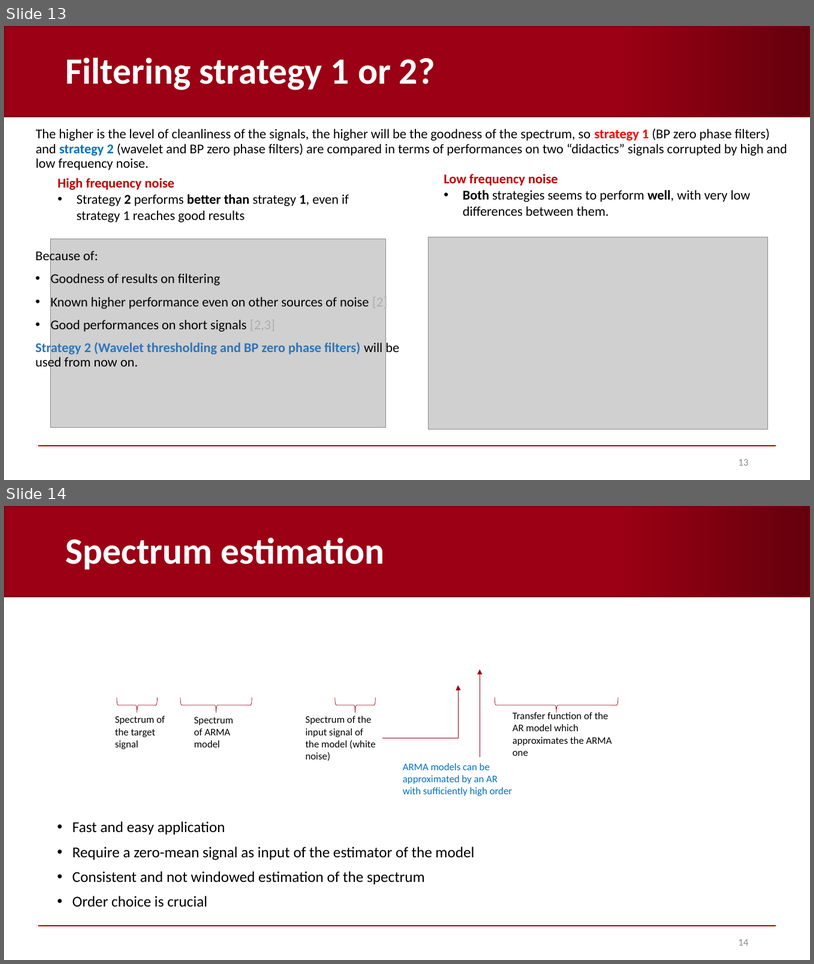
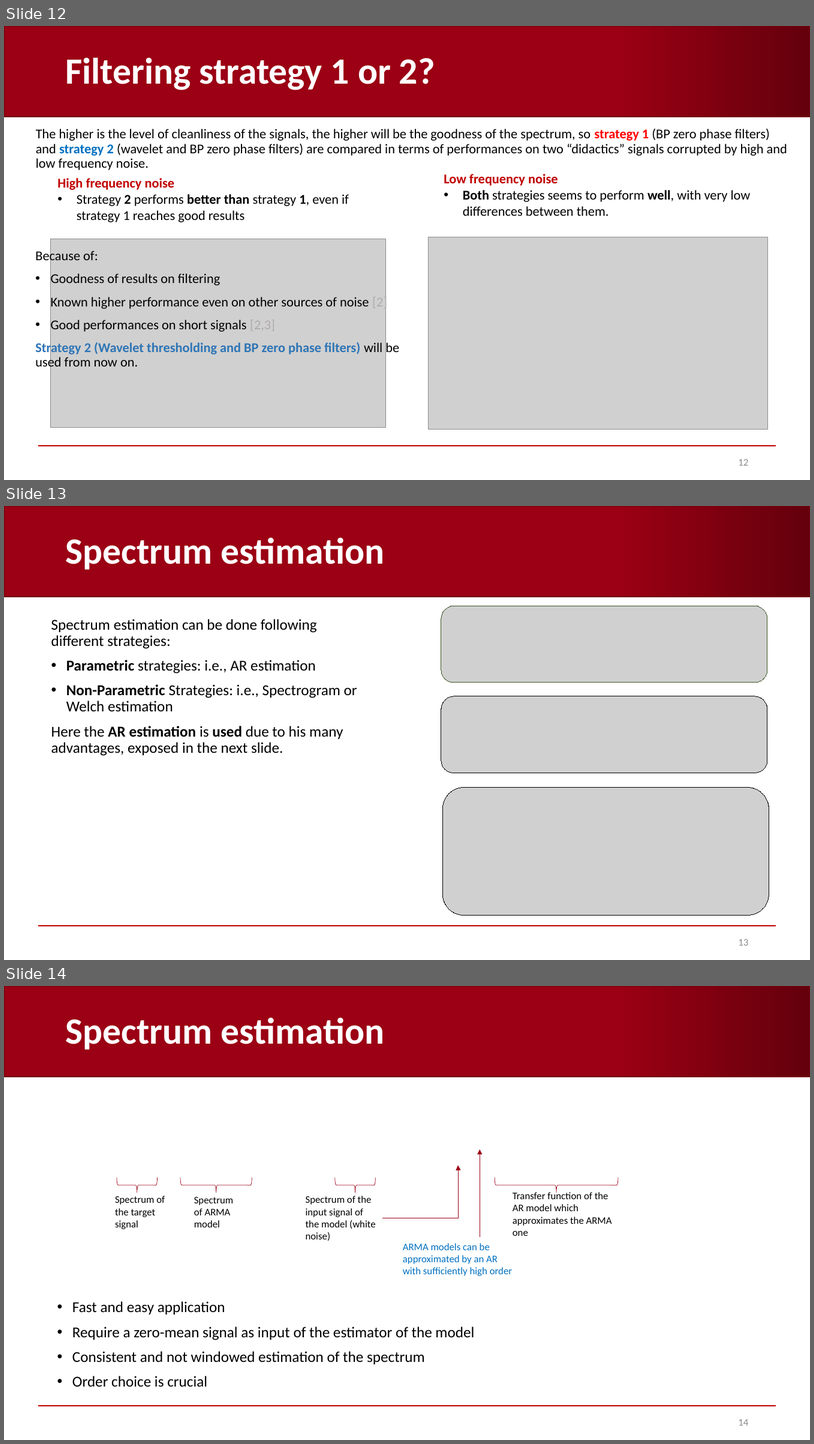
Before and after one commit to AndreaCorrado00/Tesi_magistrale_Corrado_Andrea, a slide deck: Documentation/3. in-depth spectrum analysis.pptx. Shown one above the other, each under a label of ours: slides 13 and 14 before the commit, slides 12, 13 and 14 after it. The pictures are 814x964 and 814x1444 pixels, drawn with LibreOffice and Linux fonts; fonts in the diff are those of the drawing; grey boxes stand for pictures; background and template pictures are left out. Boxes give left, top, right and bottom in pixels: in the first picture for what was removed or moved away, otherwise in the second. Text is boxed around its words. In the diff, an @@ line names an element or a change of style, - is before the commit and + after.

Commit message:
spectrum slides corrected

```diff
--- a/Documentation/3. in-depth spectrum analysis.pptx
+++ b/Documentation/3. in-depth spectrum analysis.pptx
@@ slide 13 added at (4,506,810,960), background #FFFFFF; not listed: 2 template elements that a slide beside it also shows @@
@@ title added at (65,537,384,570), 44 pt, text #FFFFFF, bold @@
+Spectrum estimation
@@ picture added at (441,606,768,682) @@
@@ text added at (51,619,357,756), 18 pt, text #000000 @@
+Spectrum estimation can be done following different strategies:
+• Parametric strategies: i.e., AR estimation
+• Non-Parametric Strategies: i.e., Spectrogram or Welch estimation
+Here the AR estimation is used due to his many advantages, exposed in the next slide.
@@ picture added at (441,696,768,773) @@
@@ picture added at (443,787,770,915) @@
@@ page number added at (738,939,749,945), 12 pt, text #8C8C8C @@
+13
@@ what was slide 13 is now slide 12 @@
@@ page number at (738,459,749,465): text changed @@
-13
+12
```
Also in this commit, not shown: 7 slides changed, 4 other slides added, 5 slides removed, 2 other files.
